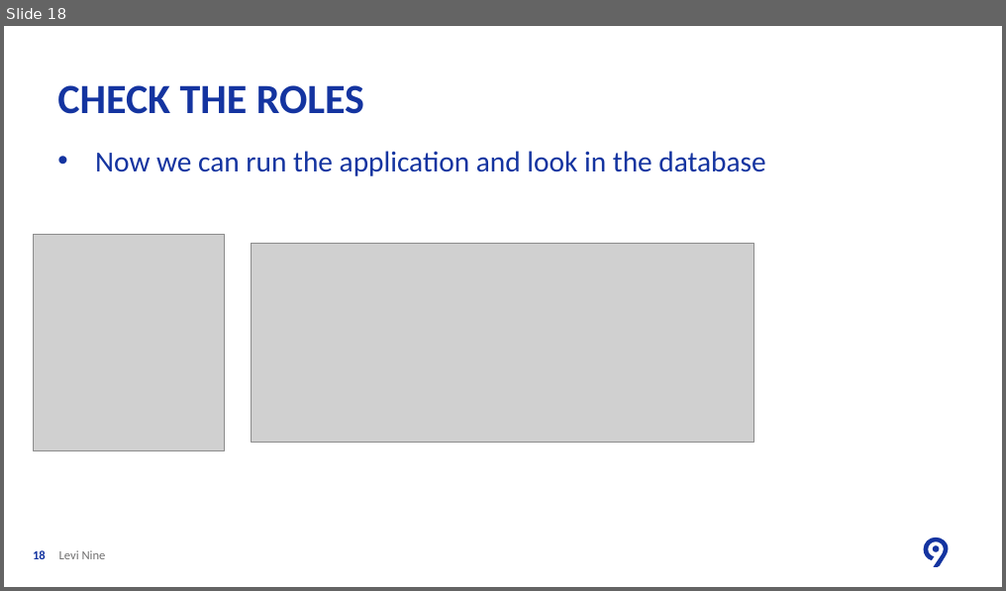
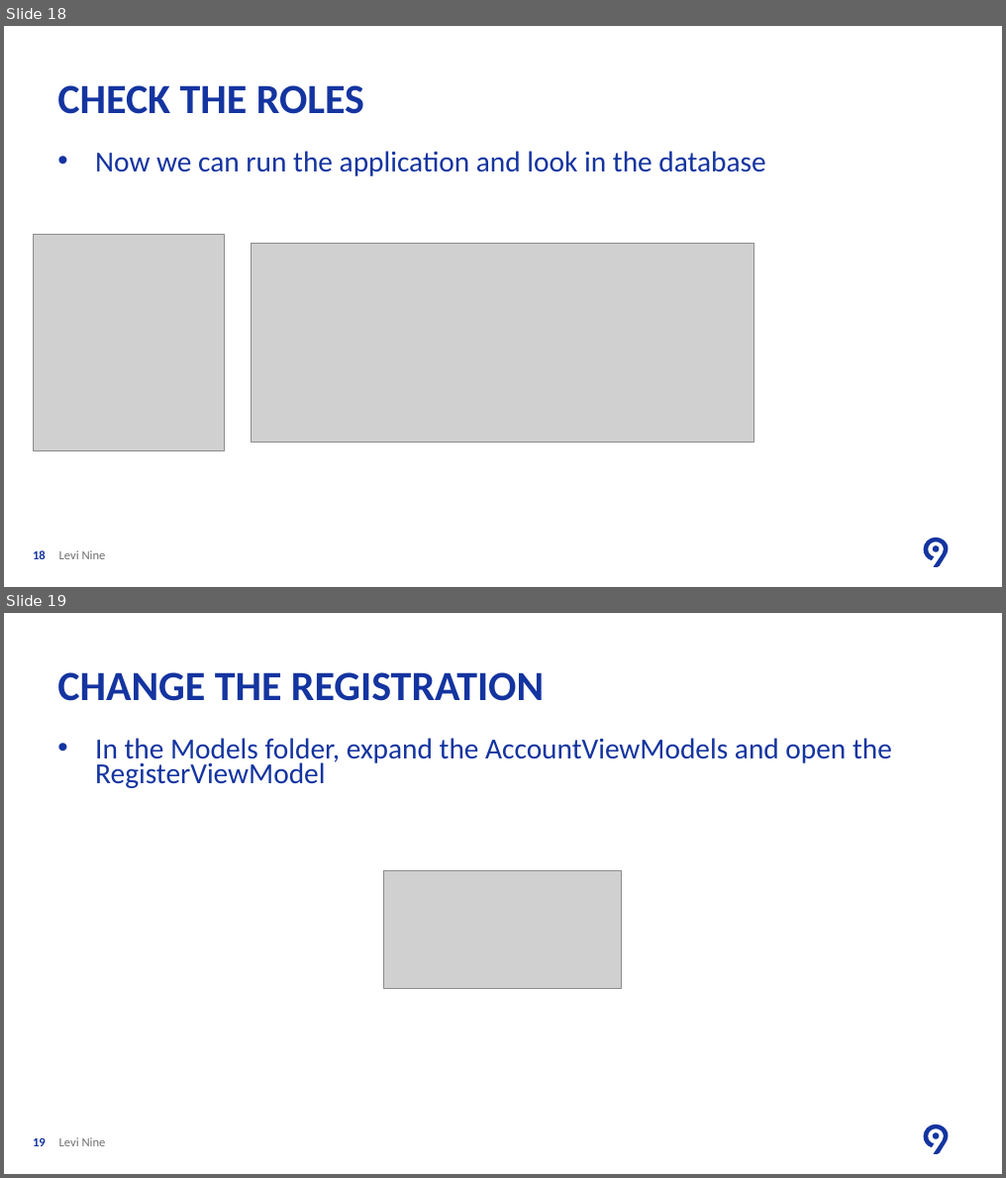
Before and after one commit to ancasturza/PracticaAC2018, a slide deck: PPT/L2/Lesson Two Create Web Application With Authentication.pptx. Shown one above the other, each under a label of ours: slide 18 before the commit, slides 18 and 19 after it. The pictures are 1006x591 and 1006x1178 pixels, drawn with LibreOffice and Linux fonts; fonts in the diff are those of the drawing; grey boxes stand for pictures; background and template pictures are left out. Boxes give left, top, right and bottom in pixels: in the first picture for what was removed or moved away, otherwise in the second. Text is boxed around its words. In the diff, an @@ line names an element or a change of style, - is before the commit and + after.

```diff
--- a/PPT/L2/Lesson Two Create Web Application With Authentication.pptx
+++ b/PPT/L2/Lesson Two Create Web Application With Authentication.pptx
@@ slide 19 added at box(4, 613, 1002, 1174), background #FFFFFF; not listed: 2 template elements that a slide beside it also shows @@
@@ title added at box(57, 672, 544, 701), 40 pt, text #1434A0, bold @@
+CHANGE THE REGISTRATION
@@ text added at box(95, 738, 892, 788), 28 pt, text #1434A0 @@
+• In the Models folder, expand the AccountViewModels and open the RegisterViewModel
@@ picture added at box(384, 870, 622, 989) @@
@@ page number added at box(33, 1138, 46, 1147), 12 pt, text #1434A0, bold @@
+19
@@ text added at box(59, 1138, 106, 1147), 12 pt, text #706F6F @@
+Levi Nine
```
Also in this commit, not shown: 10 other slides added, 5 other files.
